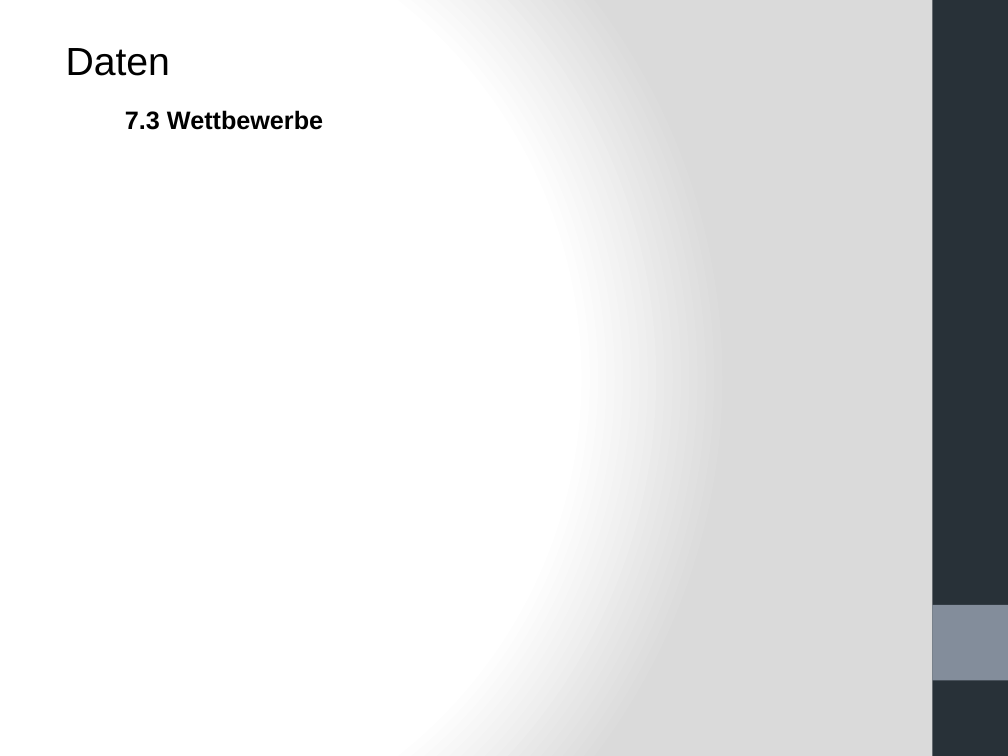
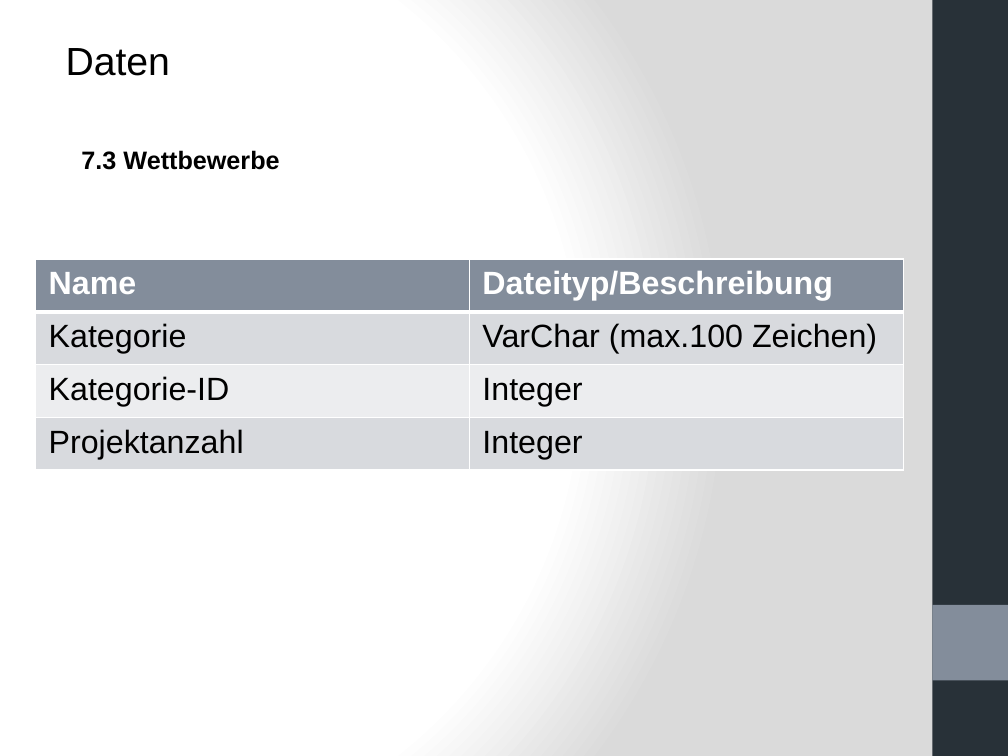
Before and after one commit to mjamaleddine/crowd-innovation, a slide deck: slide 29 of Meilenstein_3/Meilenstein3 - Pr.pptx (slide 30 before the commit). Drawn at 1008x756 pixels with LibreOffice and Linux fonts; fonts in the diff are those of the drawing. Boxes give left, top, right and bottom in pixels: in the first picture for what was removed or moved away, otherwise in the second. Text is boxed around its words. In the diff, an @@ line names an element or a change of style, - is before the commit and + after.

```diff
--- a/Meilenstein_3/Meilenstein3 - Pr.pptx
+++ b/Meilenstein_3/Meilenstein3 - Pr.pptx
@@ text "7.3 Wettbewerbe": place and size @@
-text "7.3 Wettbewerbe" at (125, 110, 323, 130)
+text "7.3 Wettbewerbe" at (81, 150, 279, 170)
@@ table added at (35, 259, 902, 470), 4 rows, 2 columns @@
+Name | Dateityp/Beschreibung
+Kategorie | VarChar (max.100 Zeichen)
+Kategorie-ID | Integer
+Projektanzahl | Integer
```
Also in this commit, not shown: 18 other slides changed, 10 slides added, 9 slides removed.
